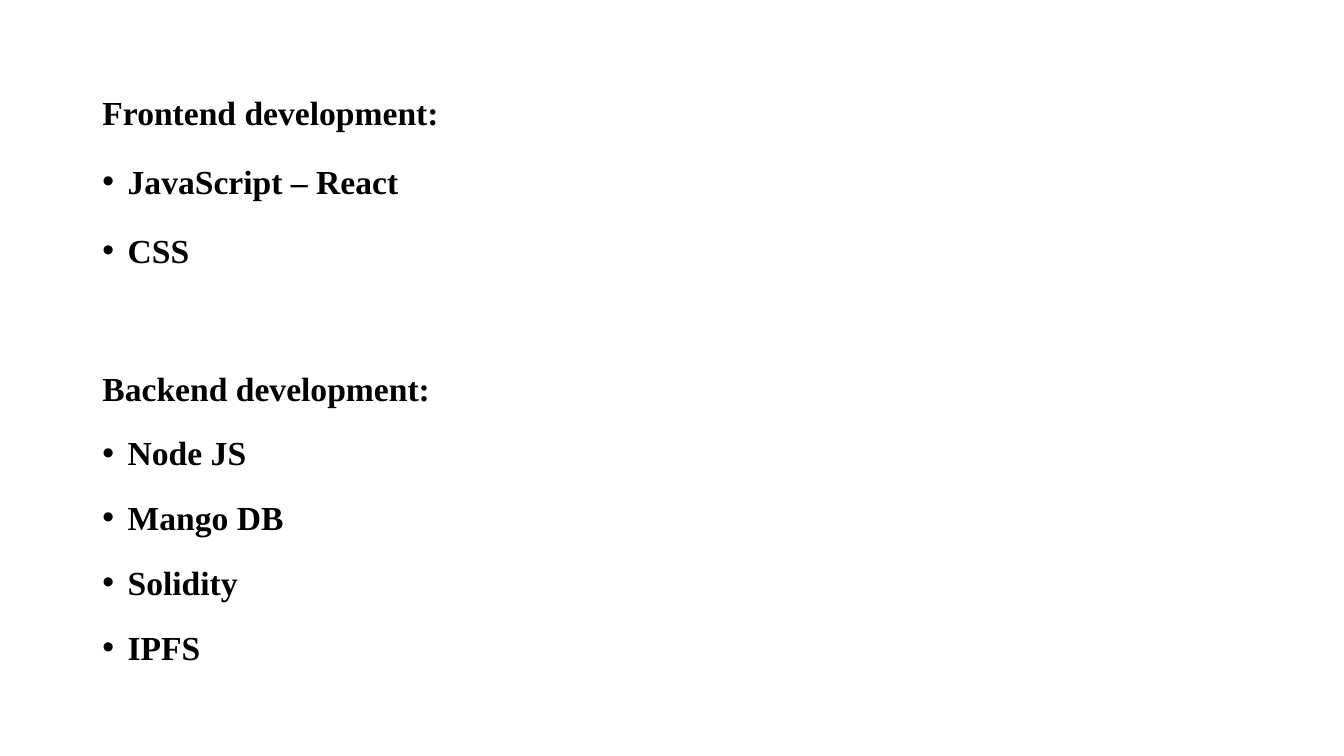
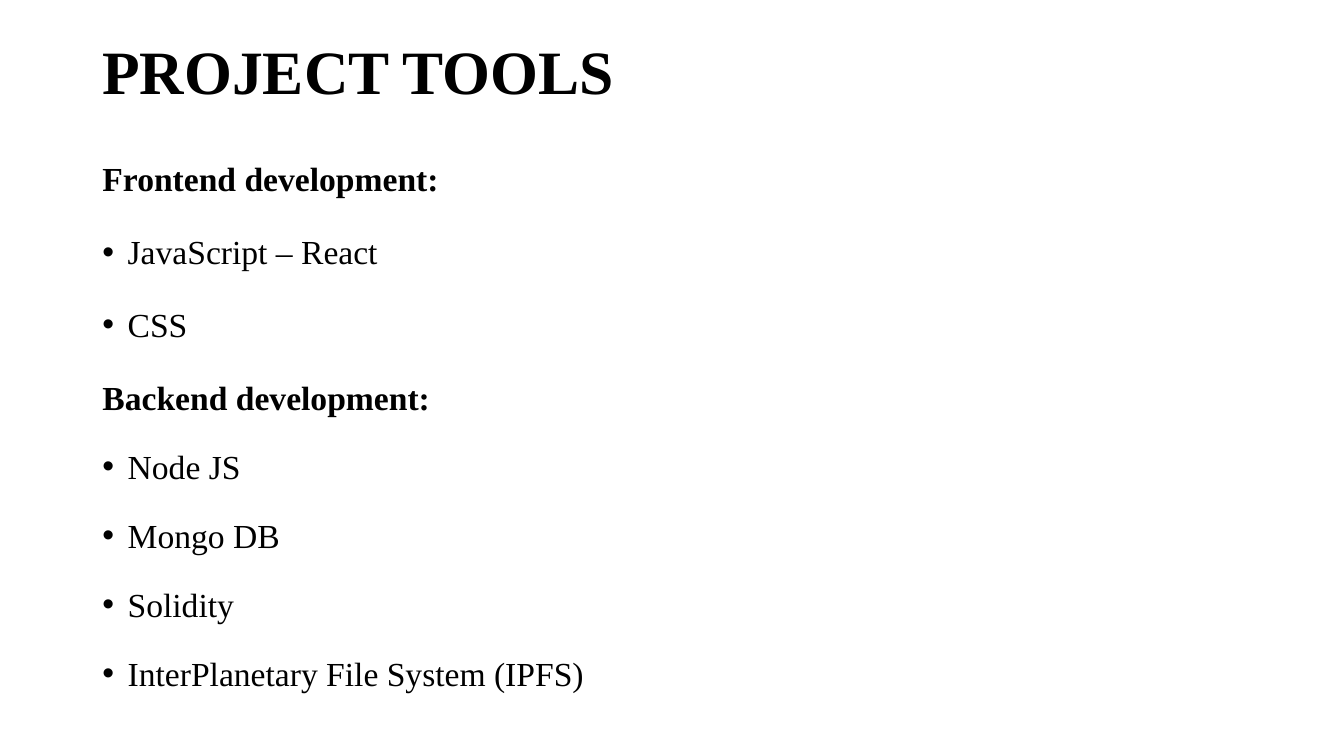
Before and after one commit to sujanW0W/MajorProject, a slide deck: slide 17 of Blockchain.pptx (slide 14 before the commit). Drawn at 1344x756 pixels with LibreOffice and Linux fonts; fonts in the diff are those of the drawing. Boxes give left, top, right and bottom in pixels: in the first picture for what was removed or moved away, otherwise in the second. Text is boxed around its words. In the diff, an @@ line names an element or a change of style, - is before the commit and + after.

```diff
--- a/Blockchain.pptx
+++ b/Blockchain.pptx
@@ text added at (x1=102, y1=53, x2=614, y2=95), 44 pt, text #000000, bold @@
+PROJECT TOOLS
@@ text "Frontend development:" moved from (x1=102, y1=101, x2=439, y2=661) to (x1=102, y1=167, x2=584, y2=692) @@
@@ text at (x1=102, y1=167, x2=439, y2=623): bold off in "JavaScript – React", "CSS", "Node JS", "Solidity"; line spacing 1.5 to 1.6; line spacing 1.4 to 1.5 @@
@@ text at (x1=128, y1=526, x2=280, y2=555): text changed; bold off @@
-• Mango DB
+• Mongo DB
@@ text at (x1=128, y1=662, x2=584, y2=692): text changed; bold off @@
-• IPFS
+• InterPlanetary File System (IPFS)
```
Also in this commit, not shown: 9 other slides changed, 4 slides added, 1 slide removed, 5 other files.
